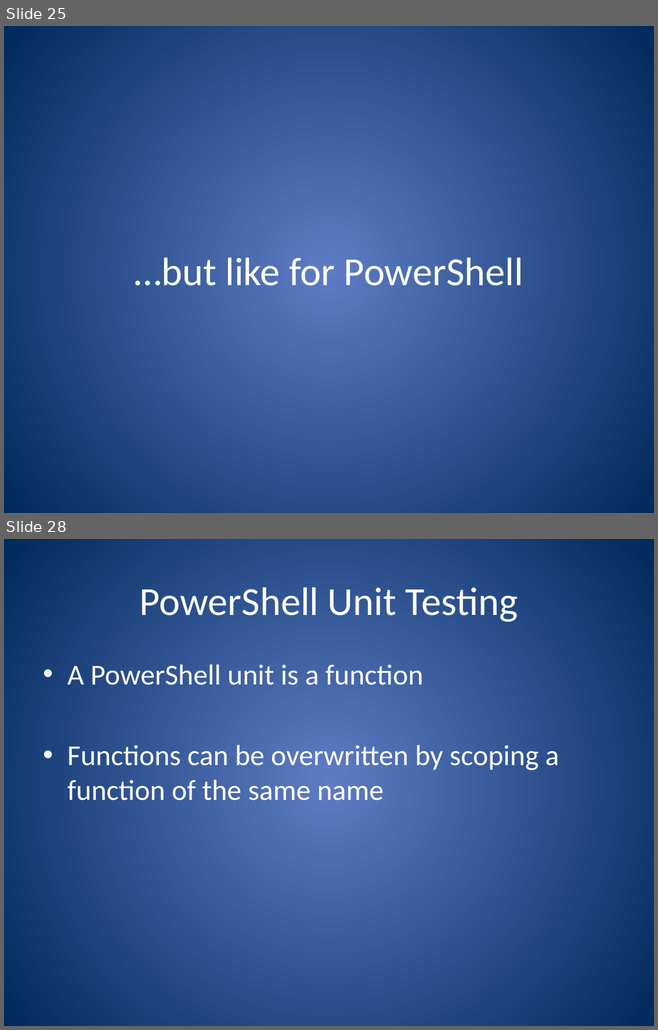
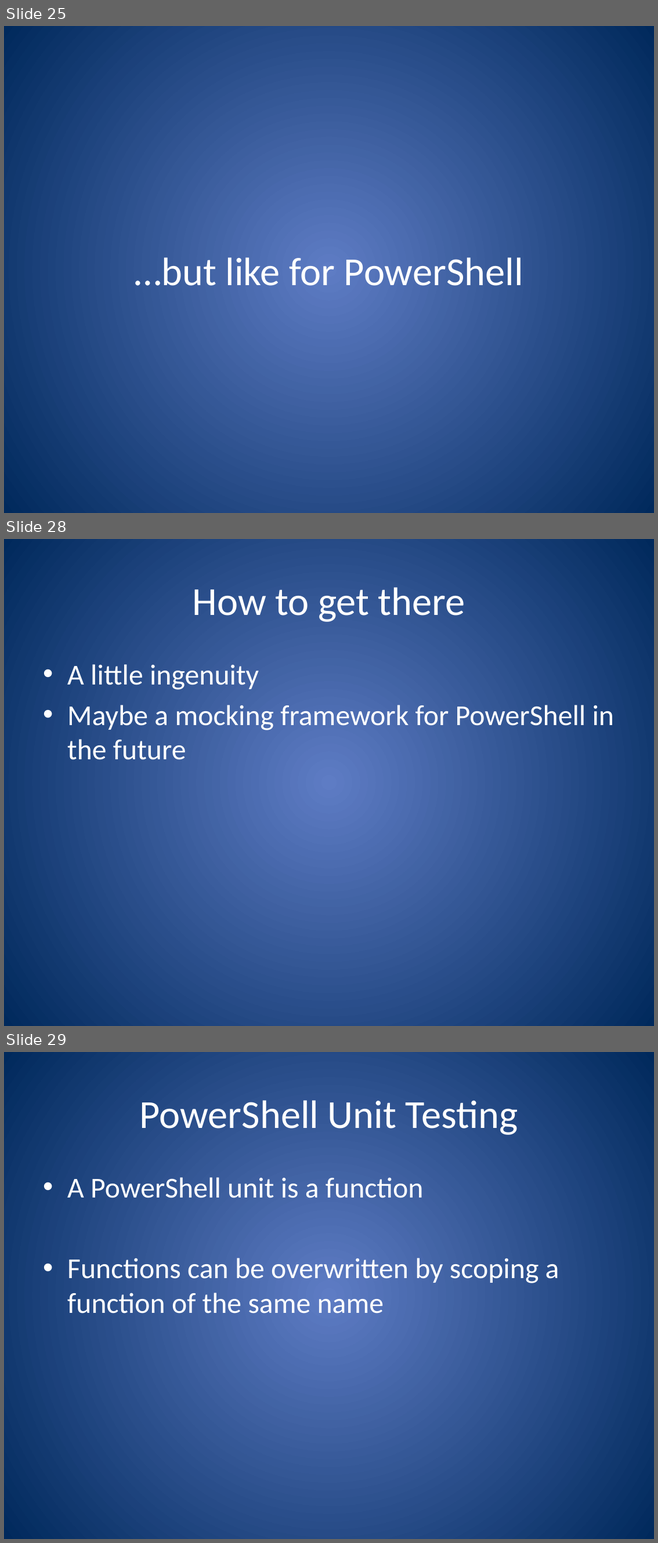
Before and after one commit to ferventcoder/presentations, a slide deck: dotNet/powershellbdd/AutomatedTestingForPowerShell.pptx. Shown one above the other, each under a label of ours: slides 25 and 28 before the commit, slides 25, 28 and 29 after it; the slides between them are not shown. The pictures are 658x1030 and 658x1543 pixels, drawn with LibreOffice and Linux fonts; fonts in the diff are those of the drawing. Boxes give left, top, right and bottom in pixels: in the first picture for what was removed or moved away, otherwise in the second. Text is boxed around its words. In the diff, an @@ line names an element or a change of style, - is before the commit and + after.

```diff
--- a/dotNet/powershellbdd/AutomatedTestingForPowerShell.pptx
+++ b/dotNet/powershellbdd/AutomatedTestingForPowerShell.pptx
@@ slide 28 added at (x1=4, y1=539, x2=654, y2=1026), background gradient #5E7CC5 to #00295C @@
@@ title added at (x1=192, y1=587, x2=465, y2=622), 44 pt, text #FFFFFF @@
+How to get there
@@ text added at (x1=67, y1=664, x2=614, y2=760), 32 pt, text #FFFFFF @@
+• A little ingenuity
+• Maybe a mocking framework for PowerShell in the future
@@ what was slide 28 is now slide 29 @@
```
Also in this commit, not shown: 3 slides changed, 2 other slides added, 1 slide removed.
